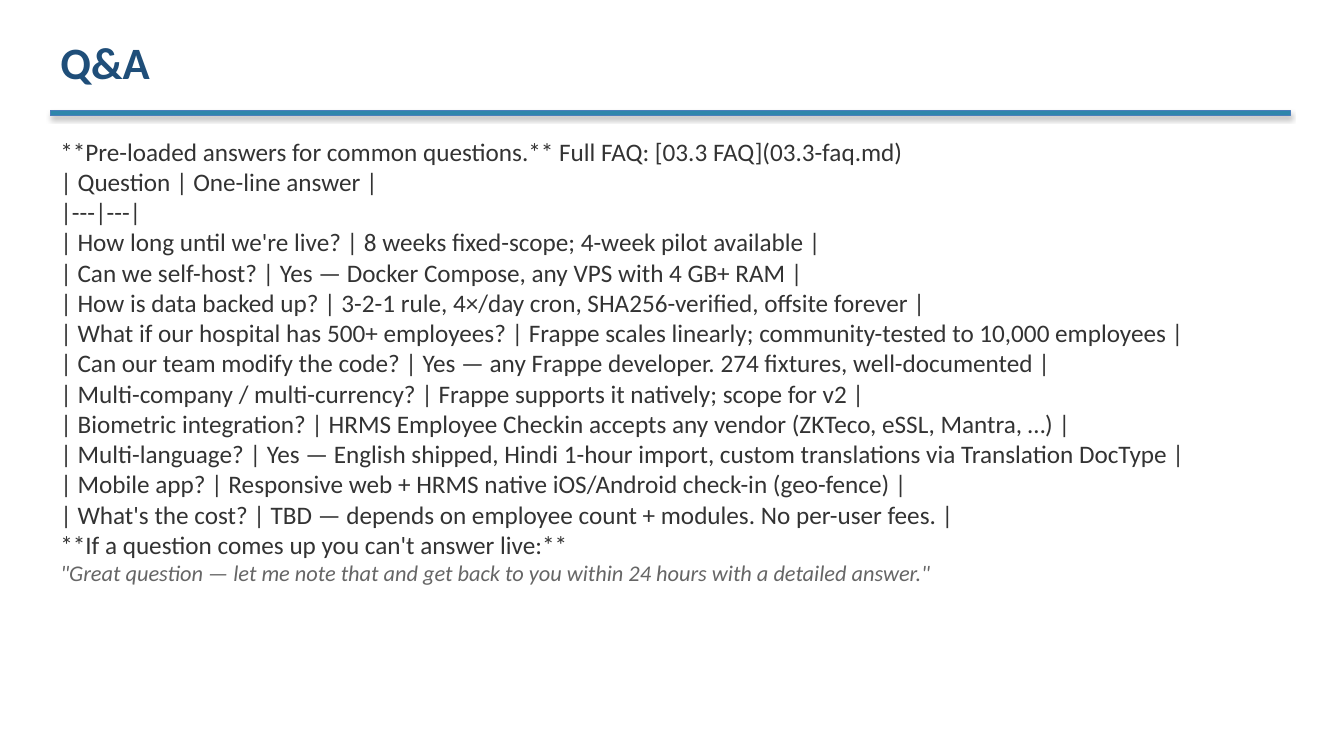
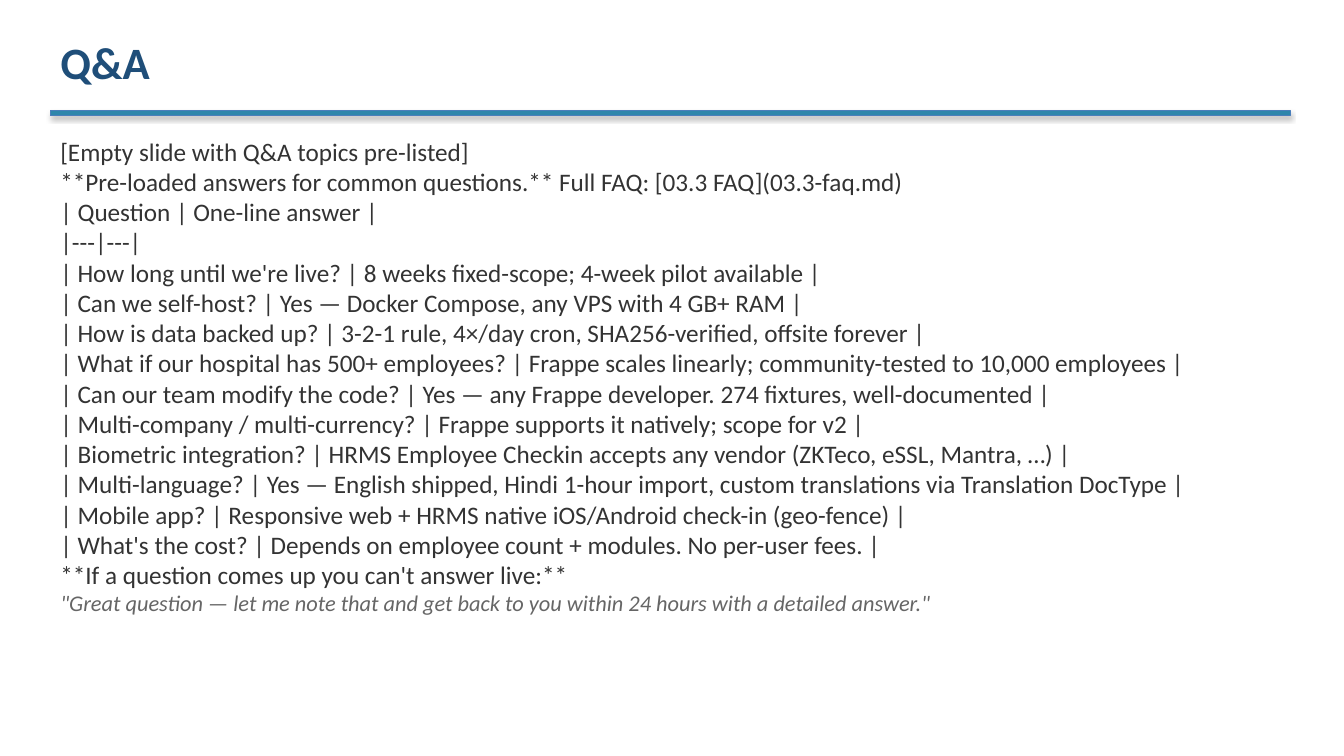
Before and after one commit to venkat-narasimha/haritha-hospitals, a slide deck: slide 12 of docs/phase6/03-client/03.4-client-presentation.pptx (slide 16 before the commit). Drawn at 1344x756 pixels with LibreOffice and Linux fonts; fonts in the diff are those of the drawing. Boxes give left, top, right and bottom in pixels: in the first picture for what was removed or moved away, otherwise in the second. Text is boxed around its words. In the diff, an @@ line names an element or a change of style, - is before the commit and + after.

```diff
--- a/docs/phase6/03-client/03.4-client-presentation.pptx
+++ b/docs/phase6/03-client/03.4-client-presentation.pptx
@@ text at (60,142,469,165): paragraph added @@
+[Empty slide with Q&A topics pre-listed]
@@ text at (78,536,862,558): text changed @@
-| What's the cost? | TBD — depends on employee count + modules. No per-user fees. |
+| What's the cost? | Depends on employee count + modules. No per-user fees. |
```
Also in this commit, not shown: 6 other slides changed, 1 slide added, 5 slides removed, 2 other files.
